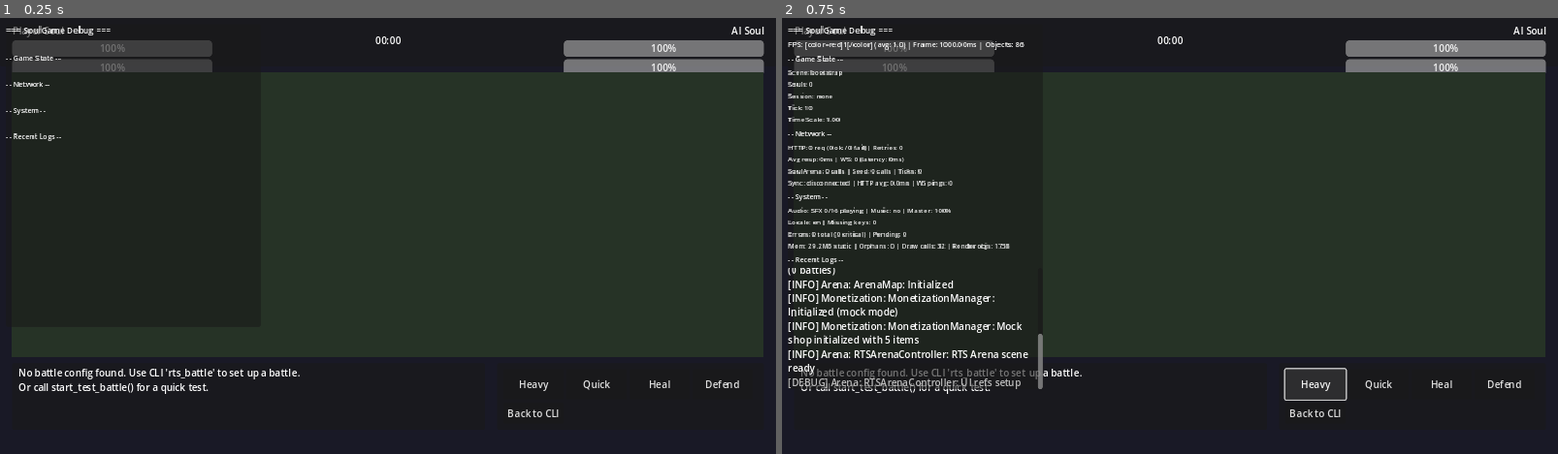
Above: before the commit, frames 1-2 (left to right).
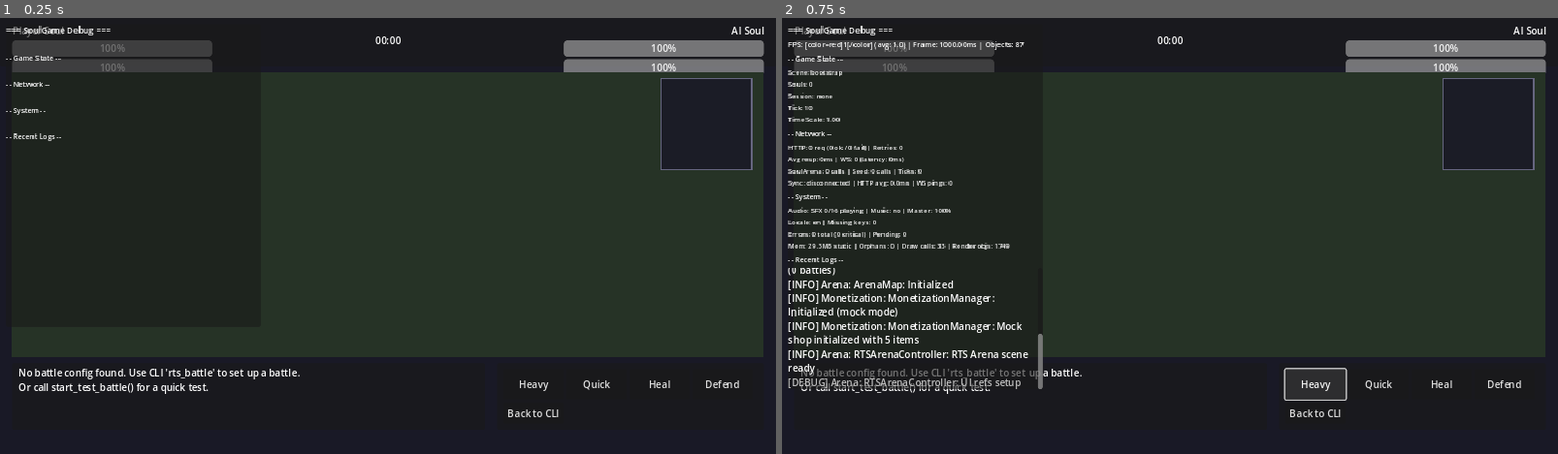
Above: after the commit, the same moments.

Repository: zhuyu112358/SoulGame
Game: Godot game, scene res://scenes/rts_arena.tscn
Two runs of this game, one before a commit and one after it. Both use one fixed random seed, a clock stepped at 60 frames per second and the inputs below. This scene is started directly instead of the project's main scene.
Inputs:
- Up to frame 1 (0.25 s): no input
- Up to frame 2 (0.75 s): click "Heavy" at 0.5 s

The runs differ from the first frame. In frame 1, 0.1% of the frame differs, in the area x 85-97%, y 13-35%; in frame 2, 0.1%, in the area x 4-97%, y 5-53%.
Error in both runs: Invalid assignment of property or key 'caret_position' with value of type 'int' on a base object of type 'RichTextLabel'. (res://scripts/game/RTSArenaControlle…

Commit message:
feat(M2): Add minimap display to RTS arena UI
- Minimap.gd (scripts/ui/): RTS arena minimap component
  - Top-down overview of arena (150x150)
  - Player unit position (blue dot with white border)
  - AI unit position (red dot with white border)
  - Obstacle display (gray blocks)
  - Terrain colors (grass/water/lava/sand/stone)
  - Arena boundaries with border
  - Click-to-move camera hook (minimap_clicked signal)
  - Scale calculation from arena to minimap coordinates
  - Real-time updates via update_minimap()

- RTSArenaController.gd: Minimap integration
  - Added minimap UI reference
  - Setup player/AI unit references on battle start
  - Setup ArenaMap reference for terrain/obstacle display
  - Update minimap every frame in _process()
  - Minimap preload constant

- rts_arena.tscn: Added Minimap node
  - Positioned at top-right of arena (1090,100 to 1250,260)
  - 160x160 minimap area
  - Minimap script attached

M2 UI components now complete:
- Health bars (player + AI)
- Energy bars (player + AI)
- Skill buttons (4 skills)
- Battle log
- Battle timer
- Minimap (NEW)
- Battle result display

Verification:
- Godot --check-only: 0 script errors
- M1 regression: 73 passed, 0 failed
- M2 regression: 81 passed, 0 failed
- Total automated tests: 265 all passing

Diff:
--- a/scenes/rts_arena.tscn
+++ b/scenes/rts_arena.tscn
@@ -1,6 +1,7 @@
-[gd_scene load_steps=2 format=3 uid="uid://rtsarena001"]
+[gd_scene load_steps=3 format=3 uid="uid://rtsarena001"]
 
 [ext_resource type="Script" path="res://scripts/game/RTSArenaController.gd" id="1_controller"]
+[ext_resource type="Script" path="res://scripts/ui/Minimap.gd" id="2_minimap"]
 
 [node name="RTSArena" type="Node2D"]
 script = ExtResource("1_controller")
@@ -64,6 +65,13 @@
 offset_bottom = 560.0
 color = Color(0.15, 0.2, 0.15, 1)
 
+[node name="Minimap" type="Control" parent="."]
+offset_left = 1090.0
+offset_top = 100.0
+offset_right = 1250.0
+offset_bottom = 260.0
+script = ExtResource("2_minimap")
+
 [node name="BattleLog" type="Panel" parent="."]
 offset_left = 20.0
 offset_top = 570.0
--- a/scripts/game/RTSArenaController.gd
+++ b/scripts/game/RTSArenaController.gd
@@ -18,9 +18,11 @@
 var skill_buttons = {}
 var back_button = null
 var arena_viewport = null
+var minimap = null
 
 ## SoulUnit preload
 const SoulUnit = preload("res://scripts/game/SoulUnit.gd")
+const Minimap = preload("res://scripts/ui/Minimap.gd")
 
 ## Visual unit nodes
 var _player_visual = null
@@ -69,6 +71,7 @@
 	battle_log = get_node_or_null("BattleLog/LogText")
 	back_button = get_node_or_null("BottomBar/BackButton")
 	arena_viewport = get_node_or_null("ArenaViewport")
+	minimap = get_node_or_null("Minimap")
 
 	# Skill buttons
 	skill_buttons["heavy_strike"] = get_node_or_null("BottomBar/SkillButtons/HeavyStrike")
@@ -108,6 +111,8 @@
 		return
 	_update_unit_display()
 	_update_skill_cooldowns()
+	if minimap:
+		minimap.update_minimap()
 
 
 ## Update unit HP/energy display
@@ -157,6 +162,13 @@
 		ArenaMap.get_parent().remove_child(ArenaMap)
 		ArenaMap.position = Vector2(20, 90)
 		add_child(ArenaMap)
+
+	# Setup minimap
+	if minimap:
+		minimap.set_player_unit(RTSArenaManager.player_unit)
+		minimap.set_ai_unit(RTSArenaManager.ai_unit)
+		minimap.set_arena_map(ArenaMap)
+		minimap.set_arena_size(Vector2(1280, 600))
 
 	GameLog.info("RTSArenaController: Battle started", "Arena")
 
--- /dev/null
+++ b/scripts/ui/Minimap.gd
@@ -0,0 +1,217 @@
+extends Control
+## Minimap - RTS arena minimap display
+##
+## Shows a top-down overview of the arena with:
+## - Player unit position (blue dot)
+## - AI unit position (red dot)
+## - Obstacles (gray blocks)
+## - Terrain colors
+## - Arena boundaries
+##
+## The minimap is a scaled representation of the arena map.
+## Clicking on the minimap can move the camera (future feature).
+
+## Minimap size (square)
+var minimap_size: Vector2 = Vector2(150, 150)
+
+## Arena map size (source coordinates)
+var arena_size: Vector2 = Vector2(1280, 600)
+
+## Scale factor from arena to minimap
+var _scale: Vector2 = Vector2.ZERO
+
+## Player unit reference
+var _player_unit = null
+
+## AI unit reference
+var _ai_unit = null
+
+## ArenaMap reference
+var _arena_map = null
+
+## Background color
+var background_color: Color = Color(0.1, 0.1, 0.15, 0.9)
+
+## Border color
+var border_color: Color = Color(0.4, 0.4, 0.5, 1.0)
+
+## Player dot color
+var player_color: Color = Color(0.2, 0.6, 1.0, 1.0)
+
+## AI dot color
+var ai_color: Color = Color(1.0, 0.3, 0.3, 1.0)
+
+## Obstacle color
+var obstacle_color: Color = Color(0.5, 0.5, 0.5, 0.8)
+
+## Dot radius
+var dot_radius: float = 4.0
+
+## Whether to show terrain colors
+var show_terrain: bool = true
+
+
+func _ready() -> void:
+	_calculate_scale()
+	set_custom_minimum_size(minimap_size)
+
+
+## Calculate scale from arena to minimap
+func _calculate_scale() -> void:
+	if arena_size.x > 0 and arena_size.y > 0:
+		_scale = Vector2(
+			minimap_size.x / arena_size.x,
+			minimap_size.y / arena_size.y
+		)
+
+
+## Set arena size
+func set_arena_size(p_size: Vector2) -> void:
+	arena_size = p_size
+	_calculate_scale()
+	queue_redraw()
+
+
+## Set player unit reference
+func set_player_unit(p_unit) -> void:
+	_player_unit = p_unit
+
+
+## Set AI unit reference
+func set_ai_unit(p_unit) -> void:
+	_ai_unit = p_unit
+
+
+## Set arena map reference
+func set_arena_map(p_map) -> void:
+	_arena_map = p_map
+
+
+## Convert arena position to minimap position
+func _arena_to_minimap(p_pos: Vector2) -> Vector2:
+	return Vector2(
+		p_pos.x * _scale.x,
+		p_pos.y * _scale.y
+	)
+
+
+## Draw minimap
+func _draw() -> void:
+	# Background
+	draw_rect(Rect2(Vector2.ZERO, minimap_size), background_color, true)
+
+	# Border
+	draw_rect(Rect2(Vector2.ZERO, minimap_size), border_color, false, 2.0)
+
+	# Draw terrain (if available)
+	if show_terrain and _arena_map != null and _arena_map.has_method("terrain_grid"):
+		_draw_terrain()
+
+	# Draw obstacles
+	if _arena_map != null and _arena_map.has_method("obstacles"):
+		_draw_obstacles()
+
+	# Draw AI unit
+	if _ai_unit != null and is_instance_valid(_ai_unit):
+		var ai_pos = _arena_to_minimap(_ai_unit.position)
+		_draw_unit_dot(ai_pos, ai_color, "AI")
+
+	# Draw player unit (on top)
+	if _player_unit != null and is_instance_valid(_player_unit):
+		var player_pos = _arena_to_minimap(_player_unit.position)
+		_draw_unit_dot(player_pos, player_color, "P")
+
+
+## Draw terrain grid
+func _draw_terrain() -> void:
+	var grid = _arena_map.terrain_grid
+	if grid == null or grid.is_empty():
+		return
+
+	var cell_size = _arena_map.terrain_cell_size
+	if cell_size <= 0:
+		return
+
+	for x in range(grid.size()):
+		for y in range(grid[x].size()):
+			var terrain_type = grid[x][y]
+			var color = _terrain_to_color(terrain_type)
+			if color.a > 0:
+				var arena_pos = Vector2(x * cell_size, y * cell_size)
+				var mini_pos = _arena_to_minimap(arena_pos)
+				var mini_size = Vector2(cell_size * _scale.x, cell_size * _scale.y)
+				draw_rect(Rect2(mini_pos, mini_size), color, true)
+
+
+## Draw obstacles
+func _draw_obstacles() -> void:
+	var obstacles = _arena_map.obstacles
+	if obstacles == null or obstacles.is_empty():
+		return
+
+	for obstacle in obstacles:
+		if obstacle.get("destroyed", false):
+			continue
+		var pos = obstacle.get("position", Vector2.ZERO)
+		var size = obstacle.get("size", Vector2(32, 32))
+		var mini_pos = _arena_to_minimap(pos - size / 2)
+		var mini_size = Vector2(size.x * _scale.x, size.y * _scale.y)
+		# Clamp to minimap bounds
+		mini_pos = mini_pos.clamp(Vector2.ZERO, minimap_size - mini_size)
+		draw_rect(Rect2(mini_pos, mini_size), obstacle_color, true)
+
+
+## Draw unit dot with label
+func _draw_unit_dot(p_pos: Vector2, p_color: Color, p_label: String) -> void:
+	# Clamp to minimap bounds
+	var clamped_pos = p_pos.clamp(
+		Vector2(dot_radius, dot_radius),
+		minimap_size - Vector2(dot_radius, dot_radius)
+	)
+
+	# Outer glow
+	draw_circle(clamped_pos, dot_radius + 2, Color(p_color.r, p_color.g, p_color.b, 0.3))
+	# Main dot
+	draw_circle(clamped_pos, dot_radius, p_color)
+	# Border
+	draw_arc(clamped_pos, dot_radius, 0, TAU, 16, Color.WHITE, 1.0)
+
+
+## Convert terrain type to color
+func _terrain_to_color(p_terrain: int) -> Color:
+	match p_terrain:
+		0:  # NORMAL
+			return Color(0.15, 0.15, 0.18, 0.5)
+		1:  # GRASS
+			return Color(0.15, 0.3, 0.15, 0.6)
+		2:  # STONE
+			return Color(0.3, 0.3, 0.32, 0.6)
+		3:  # WATER
+			return Color(0.1, 0.2, 0.4, 0.7)
+		4:  # LAVA
+			return Color(0.5, 0.2, 0.05, 0.7)
+		5:  # SAND
+			return Color(0.4, 0.35, 0.15, 0.5)
+		_:
+			return Color(0, 0, 0, 0)
+
+
+## Update minimap (call every frame)
+func update_minimap() -> void:
+	queue_redraw()
+
+
+## Handle click on minimap (future: camera movement)
+func _gui_input(event: InputEvent) -> void:
+	if event is InputEventMouseButton and event.pressed:
+		var click_pos = event.position
+		# Convert minimap click to arena position
+		var arena_pos = Vector2(
+			click_pos.x / _scale.x,
+			click_pos.y / _scale.y
+		)
+		# Emit signal for camera movement (future)
+		emit_signal("minimap_clicked", arena_pos)
+
+
+signal minimap_clicked(arena_position)
